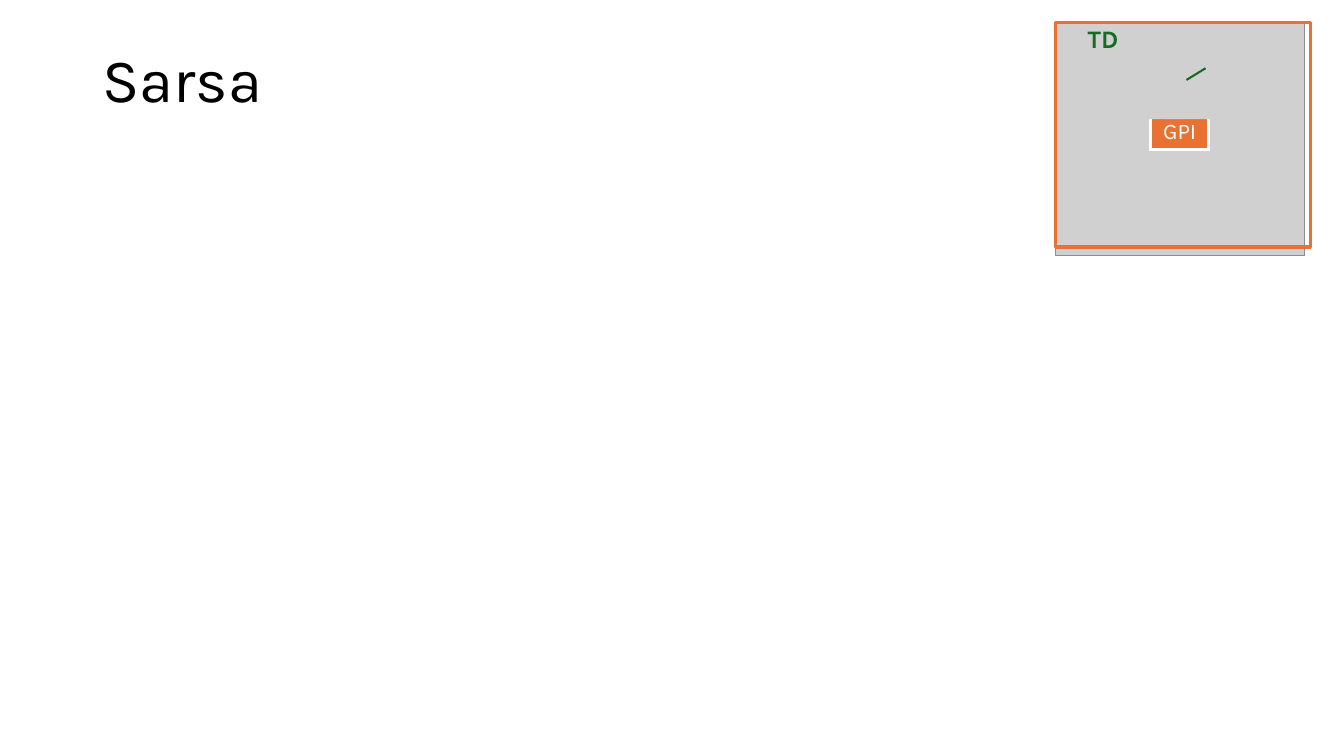
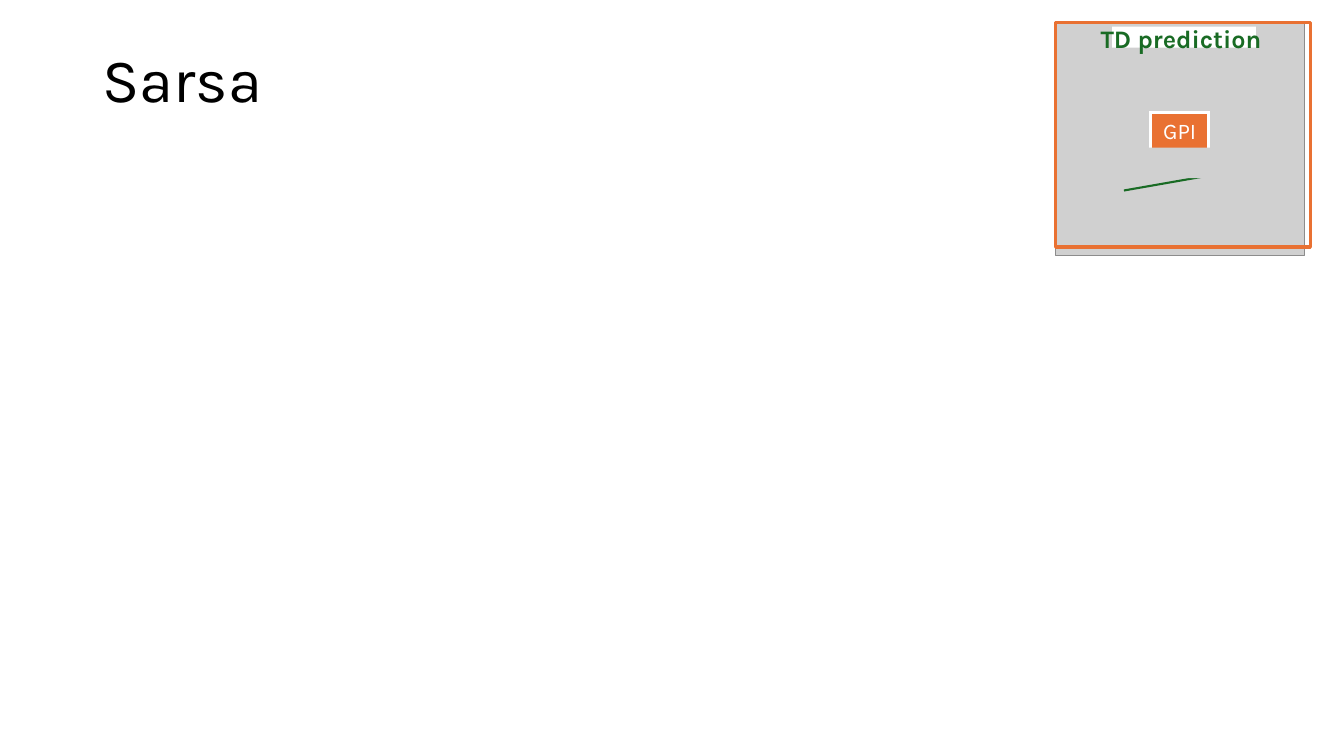
Before and after one commit to mhahsler/Introduction_to_Reinforcement_Learning, a slide deck: slide 12 of slides/Lecture_Chapter06.pptx (slide 10 before the commit). Drawn at 1344x756 pixels with LibreOffice and Linux fonts; fonts in the diff are those of the drawing; grey boxes stand for pictures. Boxes give left, top, right and bottom in pixels: in the first picture for what was removed or moved away, otherwise in the second. Text is boxed around its words. In the diff, an @@ line names an element or a change of style, - is before the commit and + after.

```diff
--- a/slides/Lecture_Chapter06.pptx
+++ b/slides/Lecture_Chapter06.pptx
@@ text at [1101,27,1262,54]: text changed @@
-TD
+TD prediction
@@ rectangle added at [1112,26,1256,47], fill #FFFFFF @@
@@ picture removed at [1076,89,1183,119] @@
@@ picture removed at [1166,67,1232,119] @@
@@ picture added at [1078,147,1269,177] @@
@@ line moved from (1206, 69) - (1187, 80) to (1232, 171) - (1124, 191) @@
```
Also in this commit, not shown: 16 other slides changed, 2 slides added, 7 other files.
